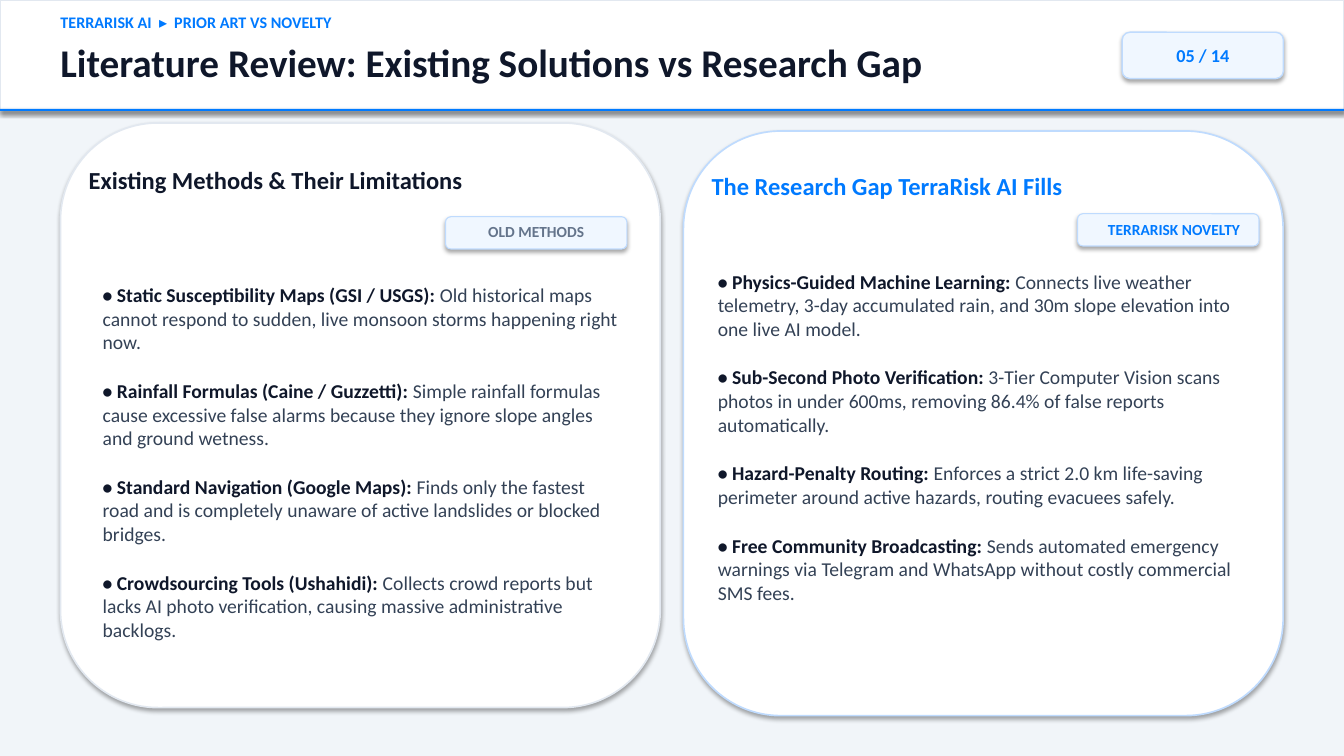
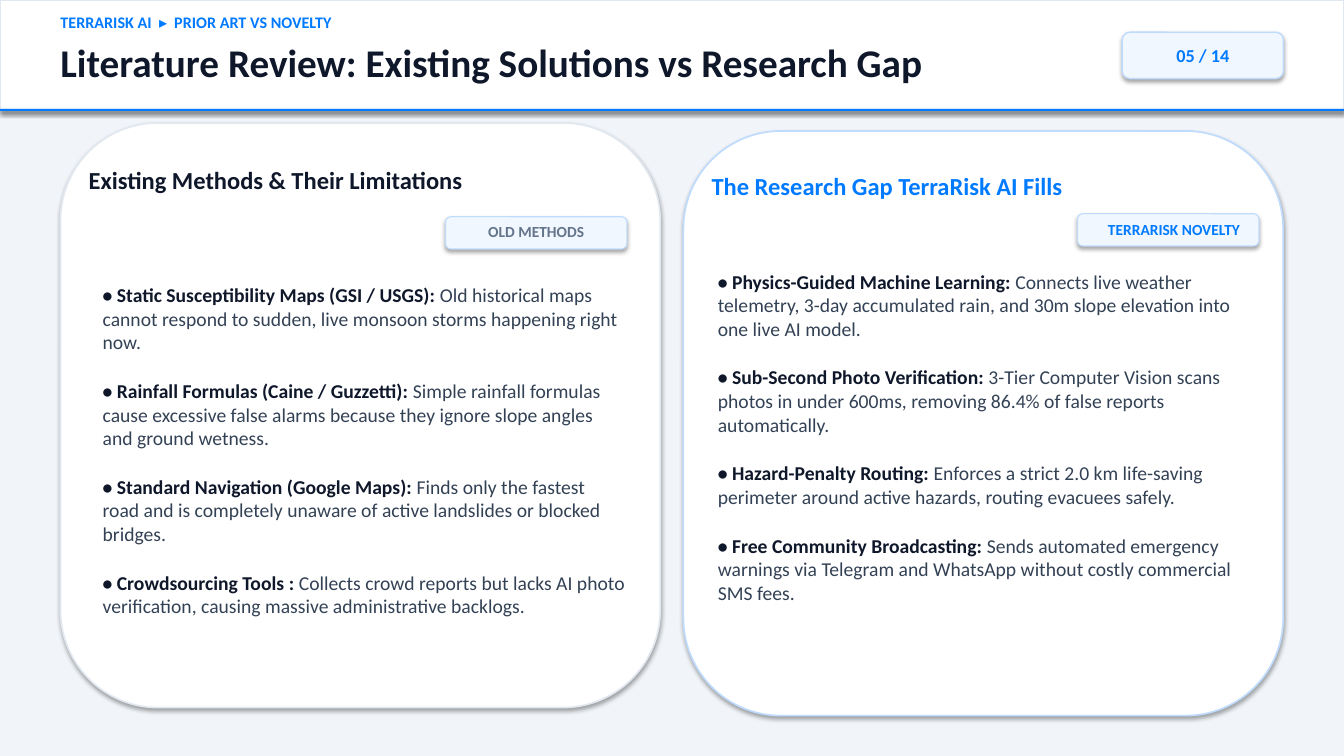
Before and after one commit to Abhinav-ar-489/TerraRisk_AI, a slide deck: slide 5 of TerraRisk_AI_Presentation.pptx. Drawn at 1344x756 pixels with LibreOffice and Linux fonts; fonts in the diff are those of the drawing. Boxes give left, top, right and bottom in pixels: in the first picture for what was removed or moved away, otherwise in the second. Text is boxed around its words. In the diff, an @@ line names an element or a change of style, - is before the commit and + after.

```diff
--- a/TerraRisk_AI_Presentation.pptx
+++ b/TerraRisk_AI_Presentation.pptx
@@ text at [103,576,625,617]: text changed @@
-• Crowdsourcing Tools (Ushahidi): Collects crowd reports but lacks AI photo verification, causing massive administrative backlogs.
+• Crowdsourcing Tools : Collects crowd reports but lacks AI photo verification, causing massive administrative backlogs.
```
Also in this commit, not shown: 2 other slides changed.
